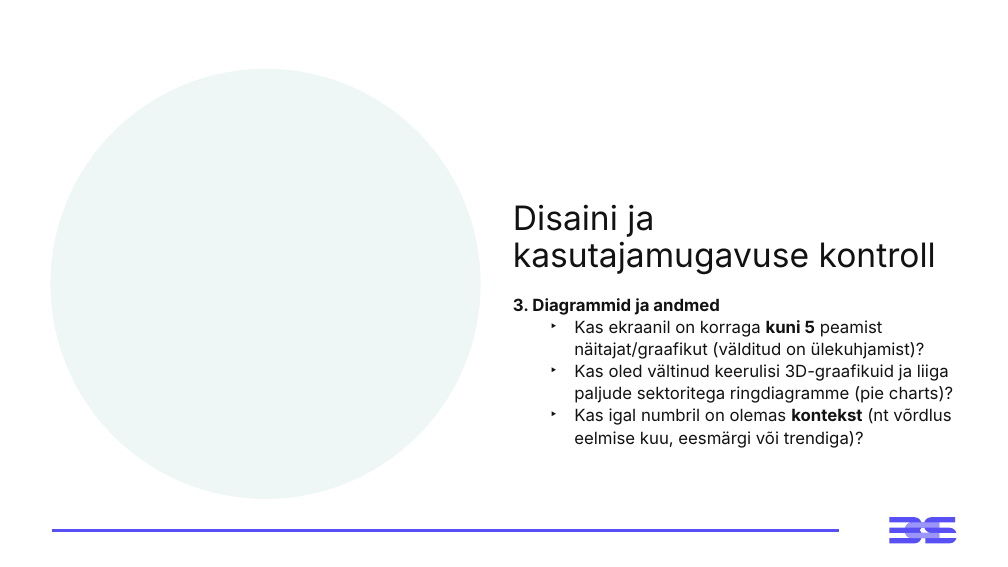
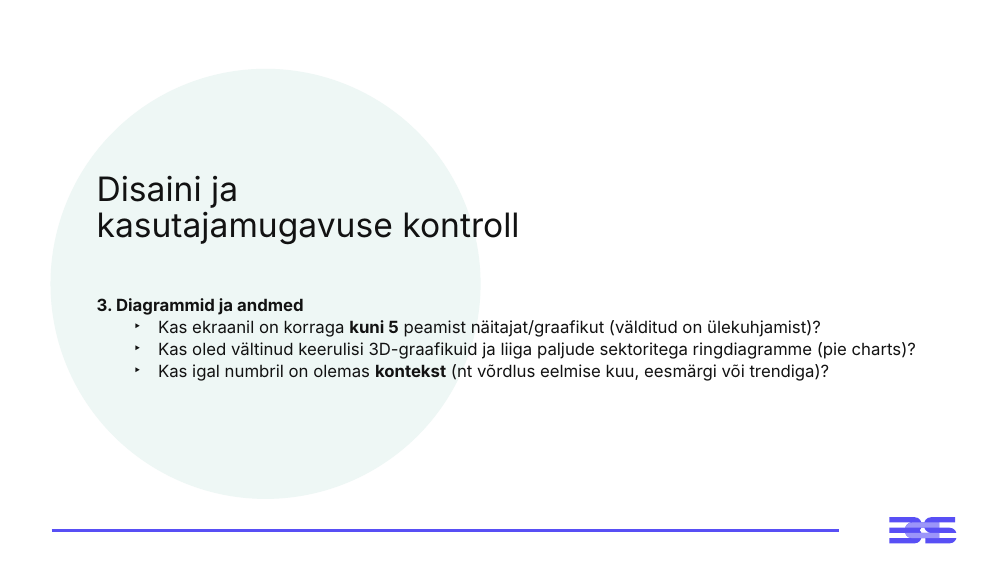
Before and after one commit to emilieabel/andmetarkus, a slide deck: slide 31 of Materjalid/Day3 M Visuaalid Andmelugu/3-paev-andmetarkus-esitlus.pptx (slide 25 before the commit). Drawn at 1008x567 pixels with LibreOffice and Linux fonts; fonts in the diff are those of the drawing. Boxes give left, top, right and bottom in pixels: in the first picture for what was removed or moved away, otherwise in the second. Text is boxed around its words. In the diff, an @@ line names an element or a change of style, - is before the commit and + after.

```diff
--- a/Materjalid/Day3 M Visuaalid Andmelugu/3-paev-andmetarkus-esitlus.pptx
+++ b/Materjalid/Day3 M Visuaalid Andmelugu/3-paev-andmetarkus-esitlus.pptx
@@ title "Disaini ja kasutajamugavuse kontroll": place and size @@
-title "Disaini ja kasutajamugavuse kontroll" at (513, 204, 936, 275)
+title "Disaini ja kasutajamugavuse kontroll" at (97, 175, 519, 245)
@@ text "3. Diagrammid ja andmed" rewrapped from (513, 298, 953, 448) to (97, 298, 916, 381) @@
```
Also in this commit, not shown: 14 other slides changed, 4 slides added, 4 slides removed, 4 other files.
